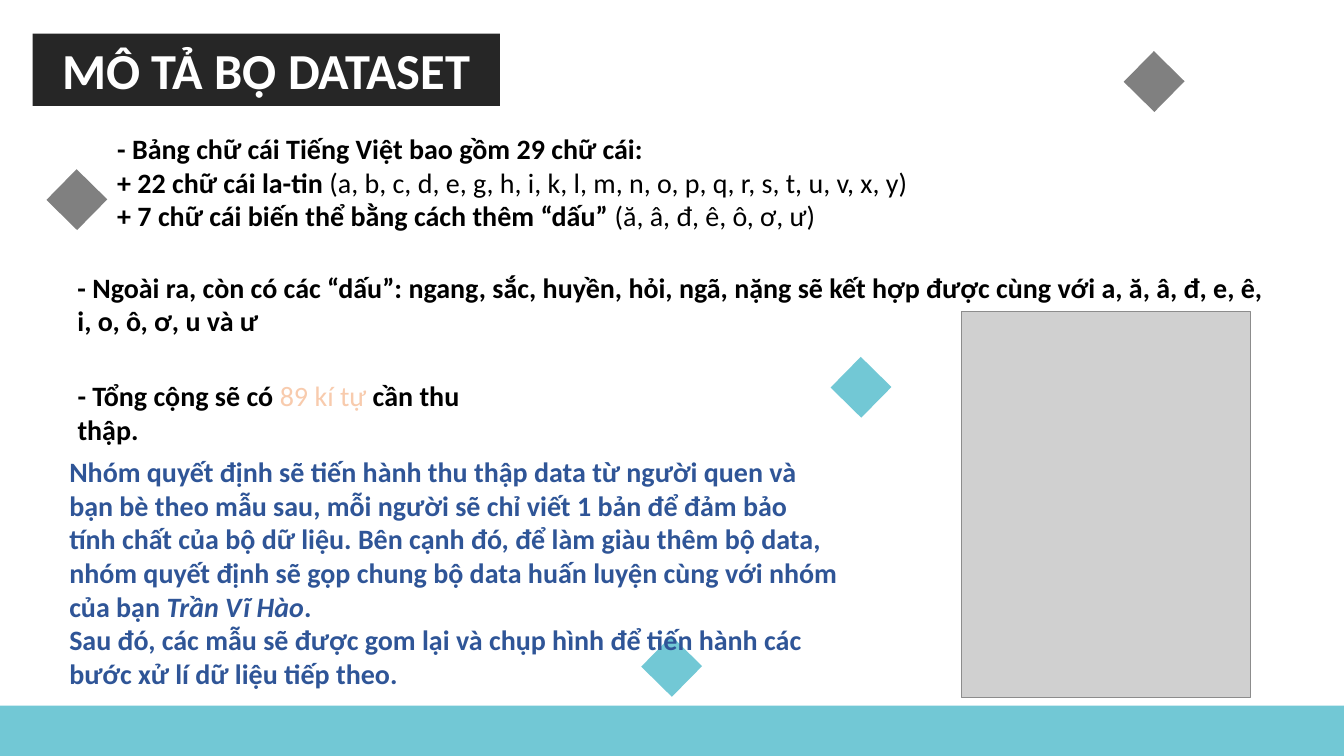
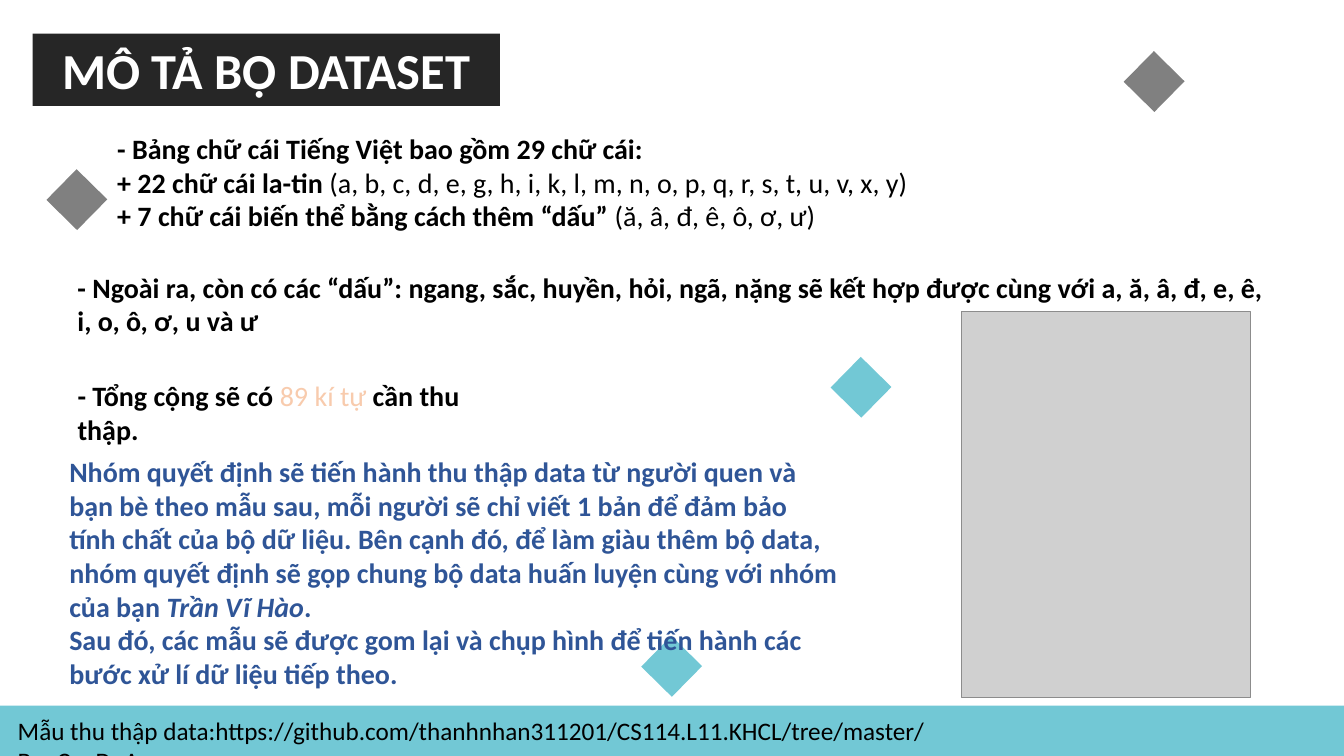
Before and after one commit to namt9/CS114.L22.KHCL-HandwrittenVietnameseRecognition, a slide deck: slide 6 of MACHINE LEARNING PROJECT/MLReport.pptx. Drawn at 1344x756 pixels with LibreOffice and Linux fonts; fonts in the diff are those of the drawing; grey boxes stand for pictures. Boxes give left, top, right and bottom in pixels: in the first picture for what was removed or moved away, otherwise in the second. Text is boxed around its words. In the diff, an @@ line names an element or a change of style, - is before the commit and + after.

```diff
--- a/MACHINE LEARNING PROJECT/MLReport.pptx
+++ b/MACHINE LEARNING PROJECT/MLReport.pptx
@@ text added at (x1=18, y1=720, x2=924, y2=745), 18 pt, text #000000 @@
+Mẫu thu thập data:https://github.com/thanhnhan311201/CS114.L11.KHCL/tree/master/BaoCaoDoAn
```
Also in this commit, not shown: 1 other file.
